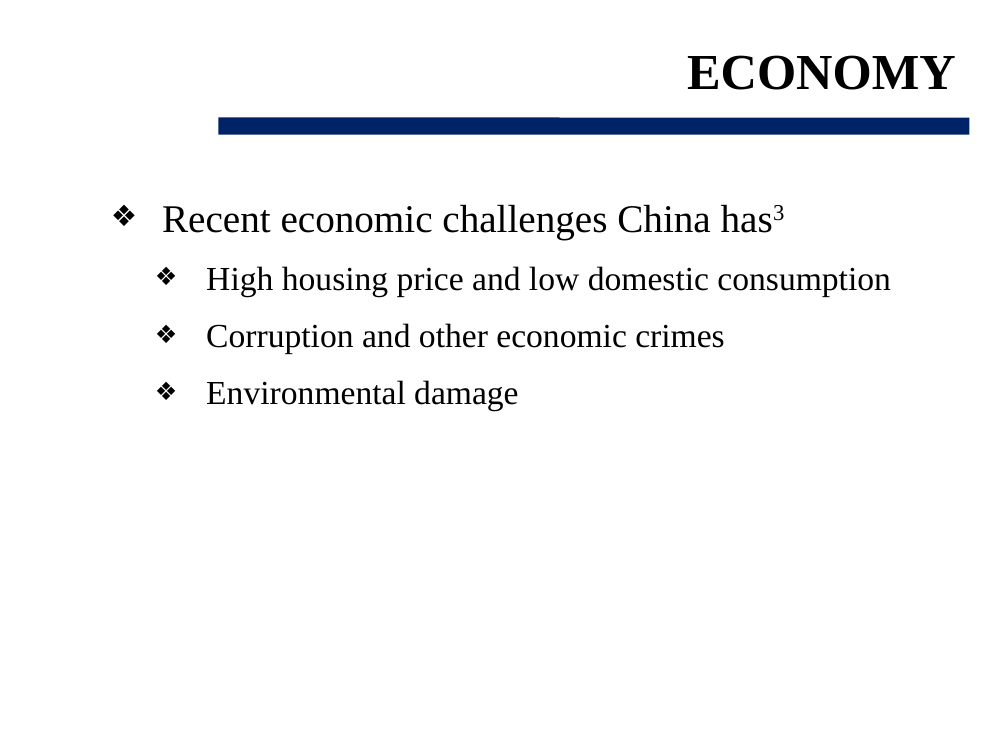
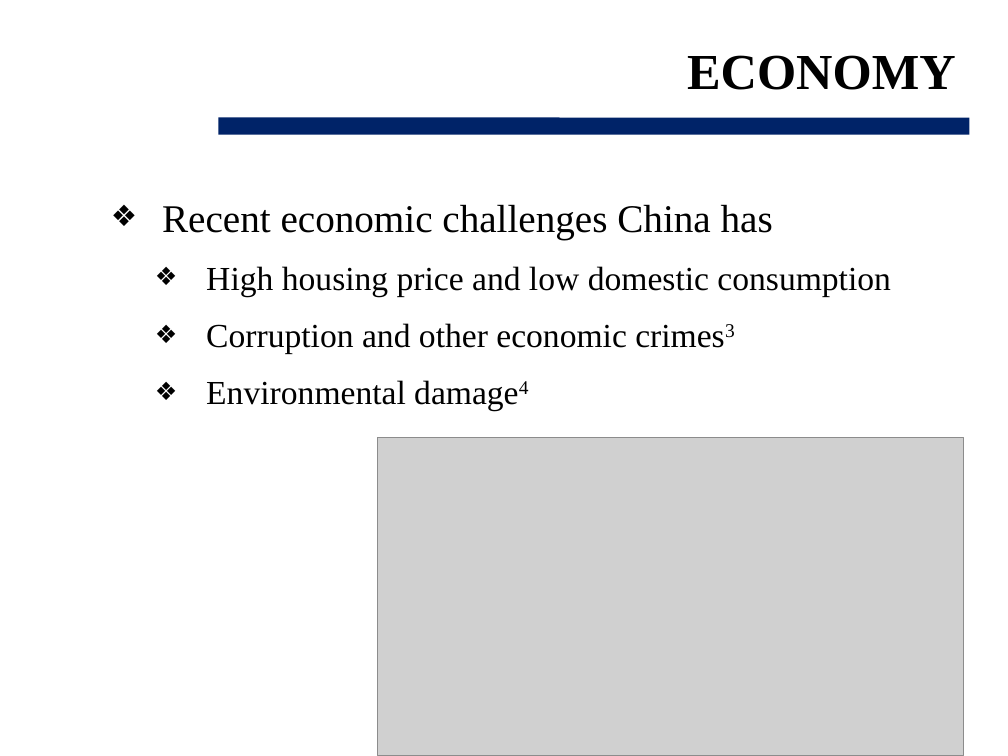
Before and after one commit to 360bobcui/OTSbackgroundpaper, a slide deck: slide 5 of Cui_Brief.pptx. Drawn at 1008x756 pixels with LibreOffice and Linux fonts; fonts in the diff are those of the drawing; grey boxes stand for pictures; background and template pictures are left out. Boxes give left, top, right and bottom in pixels: in the first picture for what was removed or moved away, otherwise in the second. Text is boxed around its words. In the diff, an @@ line names an element or a change of style, - is before the commit and + after.

```diff
--- a/Cui_Brief.pptx
+++ b/Cui_Brief.pptx
@@ text at (x1=162, y1=204, x2=773, y2=239): text changed @@
-❖ Recent economic challenges China has3
+❖ Recent economic challenges China has
@@ text at (x1=206, y1=323, x2=627, y2=405): text changed @@
-  ❖ Corruption and other economic crimes
-  ❖ Environmental damage
+  ❖ Corruption and other economic crimes3
+  ❖ Environmental damage4
@@ picture added at (x1=377, y1=437, x2=964, y2=756) @@
```
Also in this commit, not shown: 3 other slides changed, 1 slide added, 3 other files.
